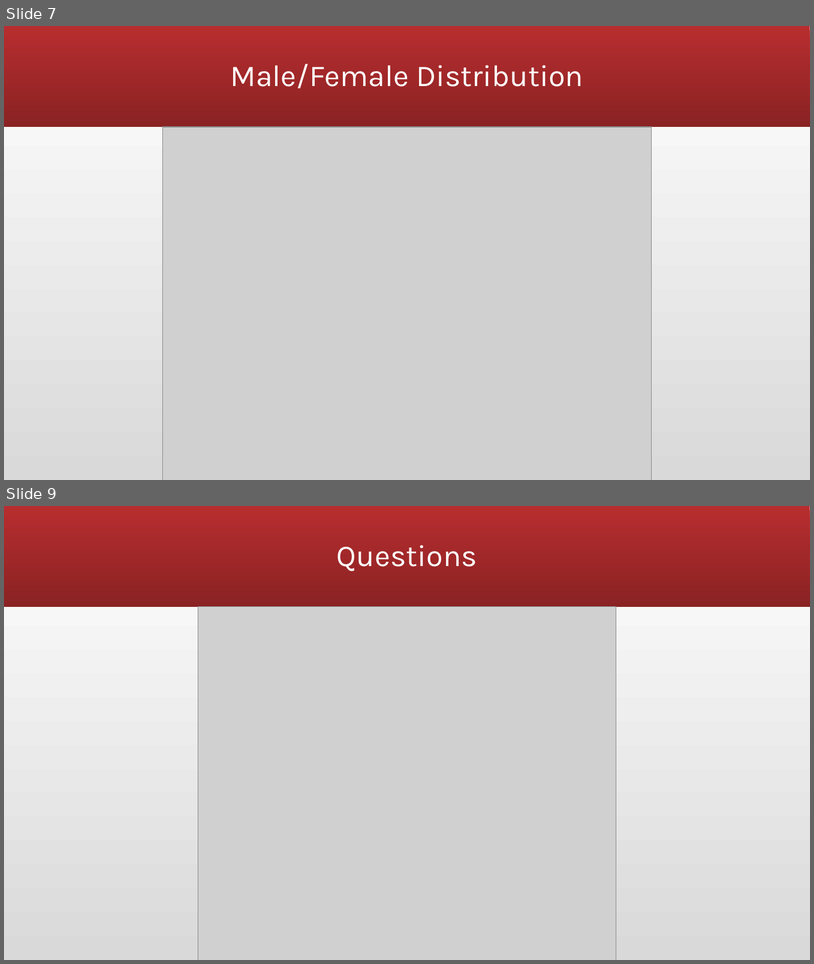
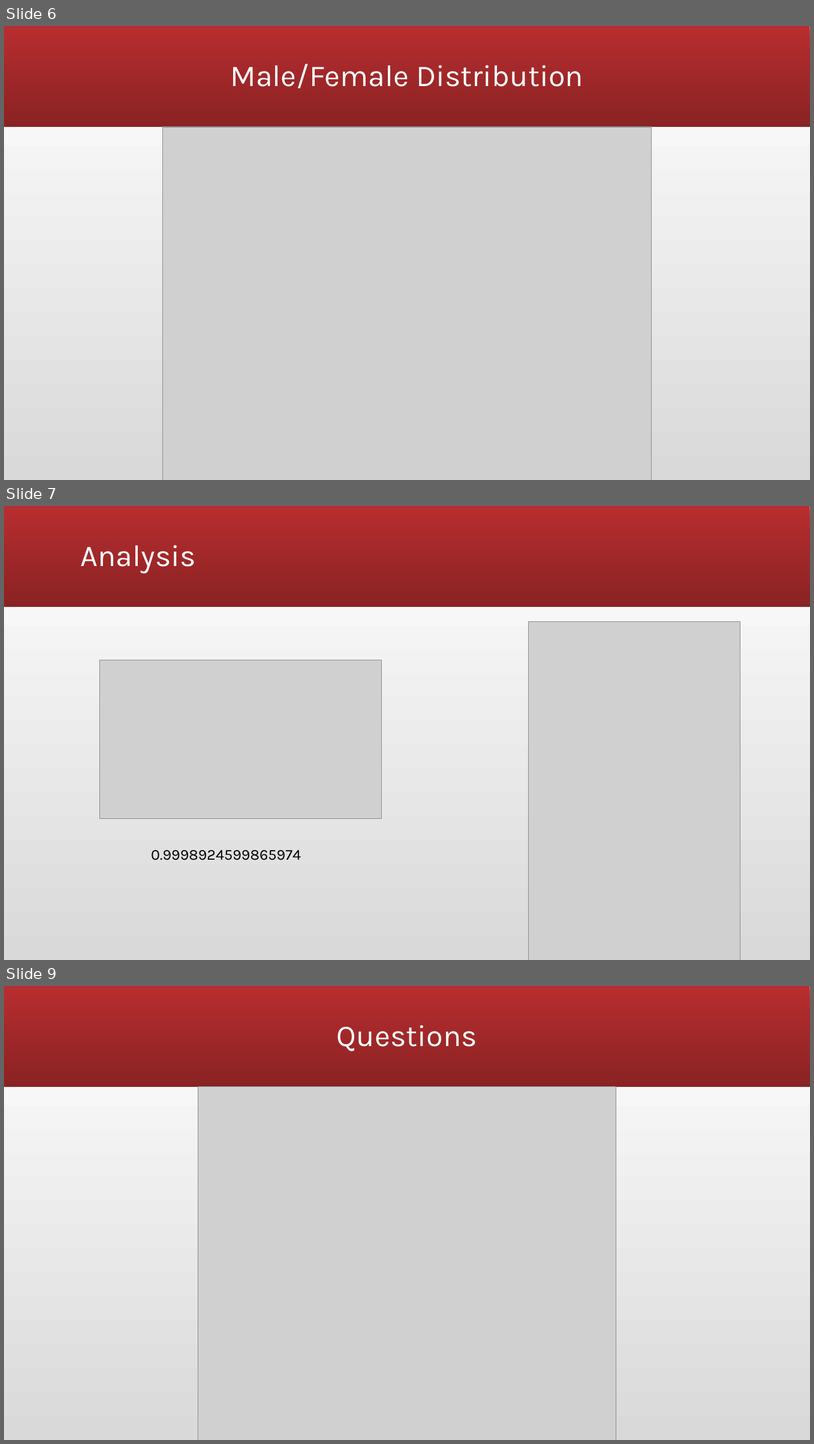
Before and after one commit to KelliExMachina/infectious, a slide deck: infectious.pptx. Shown one above the other, each under a label of ours: slides 7 and 9 before the commit, slides 6, 7 and 9 after it; the slides between them are not shown. The pictures are 814x964 and 814x1444 pixels, drawn with LibreOffice and Linux fonts; fonts in the diff are those of the drawing; grey boxes stand for pictures. Boxes give left, top, right and bottom in pixels: in the first picture for what was removed or moved away, otherwise in the second. Text is boxed around its words. In the diff, an @@ line names an element or a change of style, - is before the commit and + after.

```diff
--- a/infectious.pptx
+++ b/infectious.pptx
@@ slide 7 added at bbox=[4, 506, 810, 960], background gradient #D9D9D9 to #FFFFFF; not listed: 1 template element that a slide beside it also shows @@
@@ title added at bbox=[81, 545, 197, 573], 36 pt, text #FFFFFF @@
+Analysis
@@ picture added at bbox=[528, 622, 740, 960] @@
@@ picture added at bbox=[99, 660, 381, 819] @@
@@ text added at bbox=[151, 850, 301, 860], 18 pt, text #000000 @@
+0.9998924599865974
@@ what was slide 7 is now slide 6 @@
```
Also in this commit, not shown: 1 slide changed, 1 slide removed.
